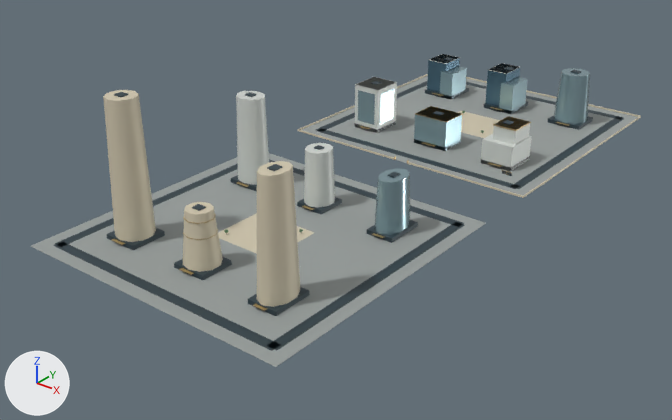
The glTF model web/public/assets/3d/ampliworld/GC-CITY-2030/GC-TILE-11-14.glb as it was, and as the next commit left it.
The view is the same before and after, from a 50 mm lens placed at (1814.0, 157.0, 450.0), pointed at (1198.0, 926.0, -27.0). Arrows for +X, +Y and +Z are at lower left; the lights stay in place. The first picture is the older version. Where no turn or scale is listed for an object, it has been applied to the vertices. Vertices at exactly the same position are counted once.

Script lines for the objects in view, before the commit:
```python
ob_gc_tile_11_14_blue = bpy.data.objects.new('GC-TILE-11-14-blue', me_mesh_6)
ob_gc_tile_11_14_blue.location = (0.0, 0.0, 0.0)
ob_gc_tile_11_14_dark = bpy.data.objects.new('GC-TILE-11-14-dark', me_mesh_1)
ob_gc_tile_11_14_dark.location = (0.0, 0.0, 0.0)
ob_gc_tile_11_14_glass = bpy.data.objects.new('GC-TILE-11-14-glass', me_mesh_7)
ob_gc_tile_11_14_glass.location = (0.0, 0.0, 0.0)
ob_gc_tile_11_14_gold = bpy.data.objects.new('GC-TILE-11-14-gold', me_mesh_5)
ob_gc_tile_11_14_gold.location = (0.0, 0.0, 0.0)
ob_gc_tile_11_14_ivory = bpy.data.objects.new('GC-TILE-11-14-ivory', me_mesh_2)
ob_gc_tile_11_14_ivory.location = (0.0, 0.0, 0.0)
ob_gc_tile_11_14_paving = bpy.data.objects.new('GC-TILE-11-14-paving', me_mesh_0)
ob_gc_tile_11_14_paving.location = (0.0, 0.0, 0.0)
ob_gc_tile_11_14_white = bpy.data.objects.new('GC-TILE-11-14-white', me_mesh_8)
ob_gc_tile_11_14_white.location = (0.0, 0.0, 0.0)
```
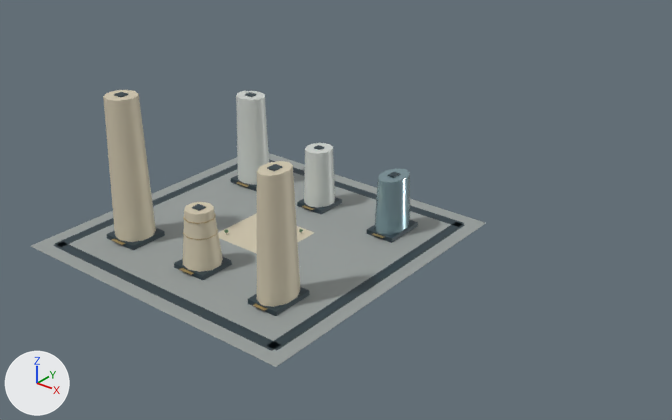
What differs and where, as boxes (x1, y1, x2, y2) in the pictures (672 x 420 px):
'GC-TILE-11-14-paving', reshaped (25% narrower, 27% shorter)
    before: (31, 75, 638, 367)
    after: (31, 153, 486, 367)
'GC-TILE-11-14-ivory', reshaped (61% narrower, 7% shorter)
    before: (103, 74, 641, 307)
    after: (103, 90, 314, 307)
'GC-TILE-11-14-dark', reshaped (28% narrower, 12% shorter)
    before: (54, 57, 625, 351)
    after: (54, 92, 465, 351)
'GC-TILE-11-14-glass', reshaped (84% narrower, 60% shorter)
    before: (358, 66, 590, 235)
    after: (374, 168, 410, 235)
'GC-TILE-11-14-white', reshaped (66% narrower, 24% shorter)
    before: (236, 54, 531, 208)
    after: (236, 91, 335, 208)
'GC-TILE-11-14-blue', deleted (blue)
    before: (427, 54, 520, 107)
'GC-TILE-11-14-gold', reshaped
    before: (112, 93, 569, 311)
    after: (112, 182, 384, 311)
part 1 of me_mesh_0, deleted
    before: (302, 75, 638, 196)
part 2 of me_mesh_1, deleted
    before: (316, 57, 625, 189)
part 3 of me_mesh_2, deleted
    before: (298, 74, 641, 198)
part 4 of me_mesh_8, deleted
    before: (355, 54, 531, 171)
part 5 of me_mesh_5, deleted
    before: (360, 93, 569, 174)
part 6 of me_mesh_7, deleted
    before: (358, 66, 590, 151)

Diff of the bpy script that builds the scene:
```diff
--- a/web/public/assets/3d/ampliworld/GC-CITY-2030/GC-TILE-11-14.glb.py
+++ b/web/public/assets/3d/ampliworld/GC-CITY-2030/GC-TILE-11-14.glb.py
@@ me_mesh_0 @@
 # used by ob_gc_tile_11_14_paving; location = (0.0, 0.0, 0.0)
-me_mesh_0.from_pydata(...)  # 16 vertices, 24 faces; spans x 1041.0..1379.0, y 621.0..1379.0, z 0.0
+me_mesh_0.from_pydata(...)  # 8 vertices, 12 faces; spans x 1041.0..1379.0, y 621.0..959.0, z 0.0
+# me_mesh_0 part 1: the loose piece of 8 vertices spanning x 1041.0..1379.0, y 1041.0..1379.0, z 0.0 is deleted
 me_mesh_0.materials.append(mat_paving)
@@ me_mesh_1 @@
 # used by ob_gc_tile_11_14_dark; location = (0.0, 0.0, 0.0)
-me_mesh_1.from_pydata(...)  # 264 vertices, 396 faces; spans x 1056.0..1364.0, y 636.0..1364.0, z 0.0..157.0
+me_mesh_1.from_pydata(...)  # 128 vertices, 192 faces; spans x 1056.0..1364.0, y 636.0..944.0, z 0.0..157.0
+# me_mesh_1 part 2: 17 loose pieces with 136 vertices, spanning x 1056.0..1364.0, y 1056.0..1364.0, z 0.0..72.0, are deleted
 me_mesh_1.materials.append(mat_dark)
@@ me_mesh_2 @@
 # used by ob_gc_tile_11_14_ivory; location = (0.0, 0.0, 0.0)
-me_mesh_2.from_pydata(...)  # 122 vertices, 204 faces; spans x 1040.0..1380.0, y 678.0..1380.0, z 0.0..155.0
+me_mesh_2.from_pydata(...)  # 74 vertices, 132 faces; spans x 1090.0..1326.0, y 678.0..826.0, z 0.0..155.0
+# me_mesh_2 part 3: 6 loose pieces with 48 vertices, spanning x 1040.0..1380.0, y 1040.0..1380.0, z 0.0..2.0, are deleted
 me_mesh_2.materials.append(mat_ivory)
@@ me_mesh_5 @@
 # used by ob_gc_tile_11_14_gold; location = (0.0, 0.0, 0.0)
-me_mesh_5.from_pydata(...)  # 670 vertices, 1152 faces; spans x 1091.0..1339.0, y 675.0..1322.0, z 0.0..134.0
+me_mesh_5.from_pydata(...)  # 444 vertices, 792 faces; spans x 1091.0..1325.0, y 675.0..904.0, z 4.0..134.0
+# me_mesh_5 part 5: 23 loose pieces with 226 vertices, spanning x 1100.0..1339.0, y 1040.0..1322.0, z 0.0..61.0, are deleted
 me_mesh_5.materials.append(mat_gold)
@@ me_mesh_7 @@
 # used by ob_gc_tile_11_14_glass; location = (0.0, 0.0, 0.0)
-me_mesh_7.from_pydata(...)  # 132 vertices, 212 faces; spans x 1091.0..1332.0, y 858.0..1324.0, z 0.0..71.0
+me_mesh_7.from_pydata(...)  # 22 vertices, 40 faces; spans x 1295.0..1325.0, y 858.0..906.0, z 5.0..64.0
+# me_mesh_7 part 6: 12 loose pieces with 110 vertices, spanning x 1091.0..1332.0, y 1101.0..1324.0, z 0.0..71.0, are deleted
 me_mesh_7.materials.append(mat_glass)
@@ me_mesh_8 @@
 # used by ob_gc_tile_11_14_white; location = (0.0, 0.0, 0.0)
-me_mesh_8.from_pydata(...)  # 92 vertices, 152 faces; spans x 1087.0..1331.0, y 864.0..1322.0, z 0.0..108.0
+me_mesh_8.from_pydata(...)  # 44 vertices, 80 faces; spans x 1090.0..1226.0, y 864.0..900.0, z 5.0..108.0
+# me_mesh_8 part 4: 6 loose pieces with 48 vertices, spanning x 1087.0..1331.0, y 1099.0..1322.0, z 0.0..60.0, are deleted
 me_mesh_8.materials.append(mat_white)
@@ ob_gc_tile_11_14_blue @@
-ob_gc_tile_11_14_blue = bpy.data.objects.new('GC-TILE-11-14-blue', me_mesh_6)
-ob_gc_tile_11_14_blue.location = (0.0, 0.0, 0.0)
```
